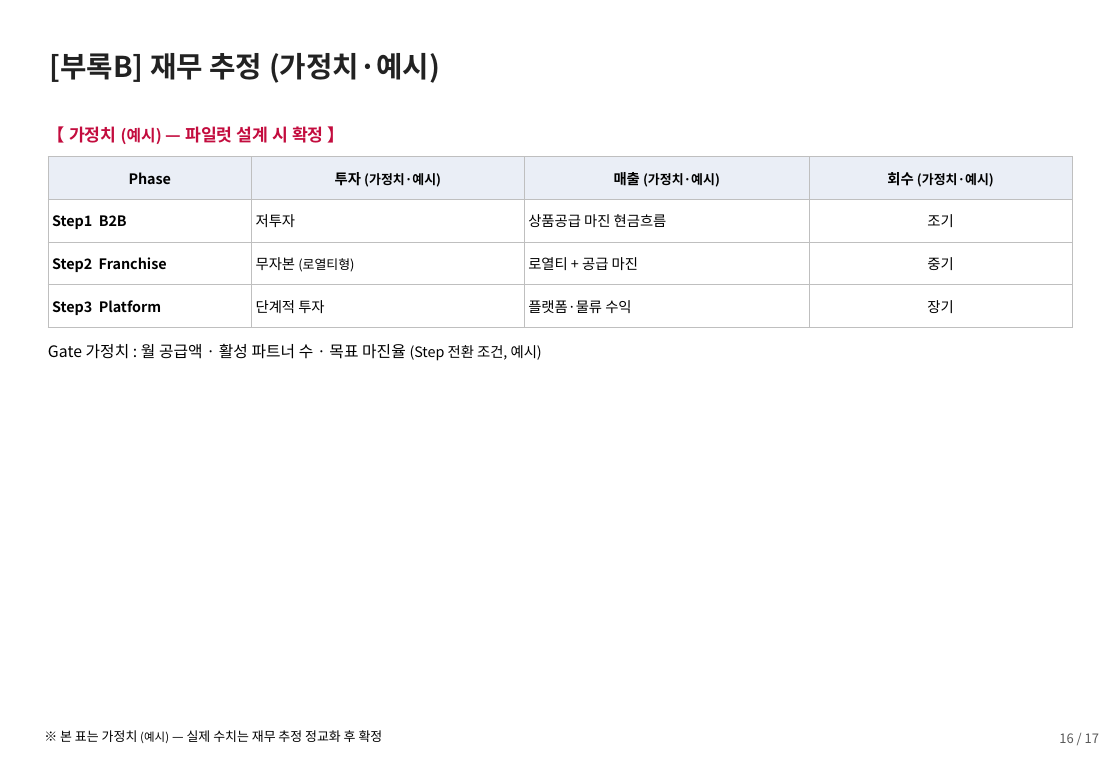
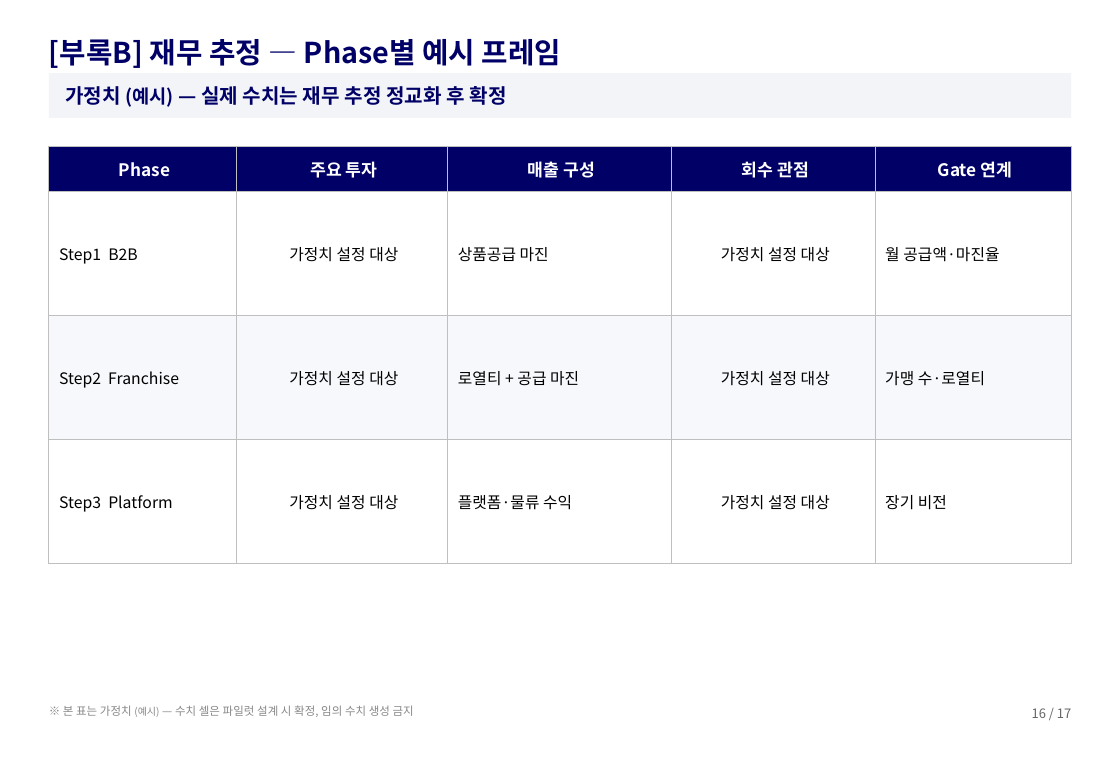
Before and after one commit to avoseed/web1, a slide deck: slide 17 of output/캄보디아_확장기획.pptx. Drawn at 1120x775 pixels with LibreOffice and Linux fonts; fonts in the diff are those of the drawing. Boxes give left, top, right and bottom in pixels: in the first picture for what was removed or moved away, otherwise in the second. Text is boxed around its words. In the diff, an @@ line names an element or a change of style, - is before the commit and + after.

```diff
--- a/output/캄보디아_확장기획.pptx
+++ b/output/캄보디아_확장기획.pptx
@@ text "[부록B] 재무 추정 — Phase별 ..." at <box>49,39,561,68</box>: vertical alignment top to bottom @@
@@ text at <box>49,39,561,68</box>: text changed; text colour #222222 to #000066 @@
-[부록B] 재무 추정 (가정치·예시)
+[부록B] 재무 추정 — Phase별 예시 프레임
@@ rectangle added at <box>49,73,1071,118</box>, fill #F2F4F8 @@
@@ text at <box>65,86,507,107</box>: text changed; size 12 to 14 pt; text colour #C30C3E to #000066 @@
-【 가정치 (예시) — 파일럿 설계 시 확정 】
+가정치 (예시) — 실제 수치는 재무 추정 정교화 후 확정
@@ text "가정치 (예시) — 실제 수치는 ..." at <box>65,86,507,107</box>: vertical alignment top to middle @@
@@ table at <box>49,147,1072,565</box> @@
-column 2: 투자 (가정치·예시) | 저투자 | 무자본 (로열티형) | 단계적 투자
-column 3: 매출 (가정치·예시) | 상품공급 마진 현금흐름 | 로열티 + 공급 마진 | 플랫폼·물류 수익
-column 4: 회수 (가정치·예시) | 조기 | 중기 | 장기
+column 2: 주요 투자 | 가정치 설정 대상 | 가정치 설정 대상 | 가정치 설정 대상
+column 3: 매출 구성 | 상품공급 마진 | 로열티 + 공급 마진 | 플랫폼·물류 수익
+column 4: 회수 관점 | 가정치 설정 대상 | 가정치 설정 대상 | 가정치 설정 대상
+column 5: Gate 연계 | 월 공급액·마진율 | 가맹 수·로열티 | 장기 비전
@@ table: place and size @@
-table at <box>48,157,1072,328</box>
+table at <box>49,147,1072,565</box>
@@ text removed at <box>48,344,542,361</box> @@
-Gate 가정치 : 월 공급액 · 활성 파트너 수 · 목표 마진율 (Step 전환 조건, 예시)
@@ text at <box>63,705,414,717</box>: text changed; size 9 to 8 pt; text colour #000000 to #888888 @@
-※ 본 표는 가정치 (예시) — 실제 수치는 재무 추정 정교화 후 확정
+※ 본 표는 가정치 (예시) — 수치 셀은 파일럿 설계 시 확정, 임의 수치 생성 금지
@@ text "16 / 17": place and size @@
-text "16 / 17" at <box>1059,733,1099,743</box>
+text "16 / 17" at <box>1032,708,1071,718</box>
@@ text "16 / 17" at <box>1032,708,1071,718</box>: text colour #595959 to #666666 @@
```
Also in this commit, not shown: 17 other slides changed, 1 other file.
